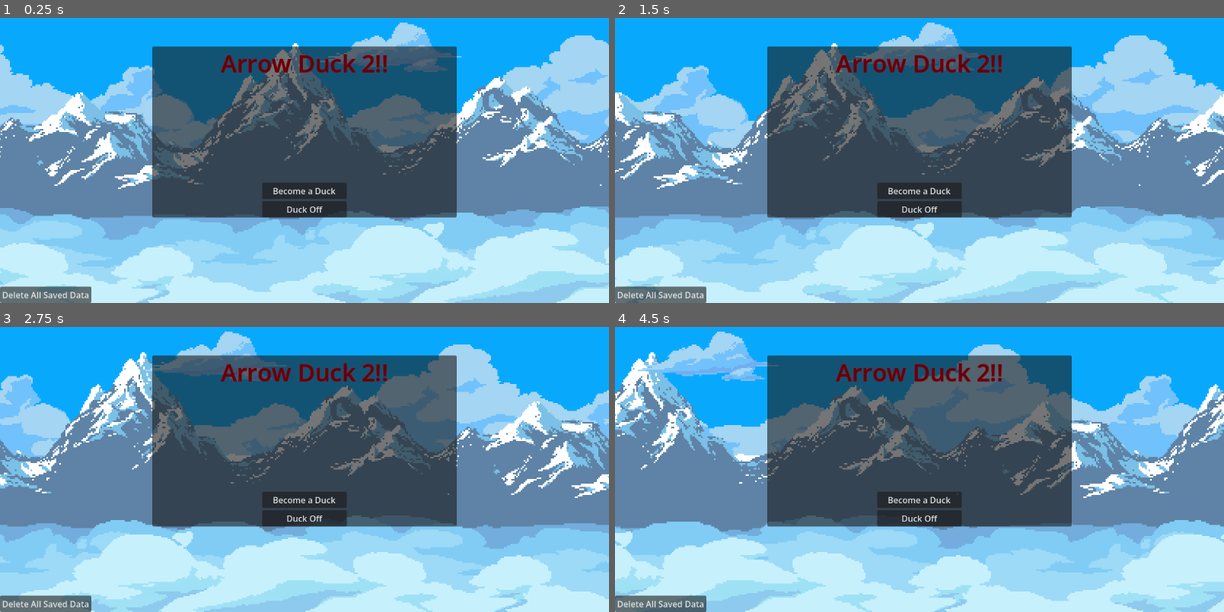
Above: before the commit, frames 1-4 (two rows, left to right).
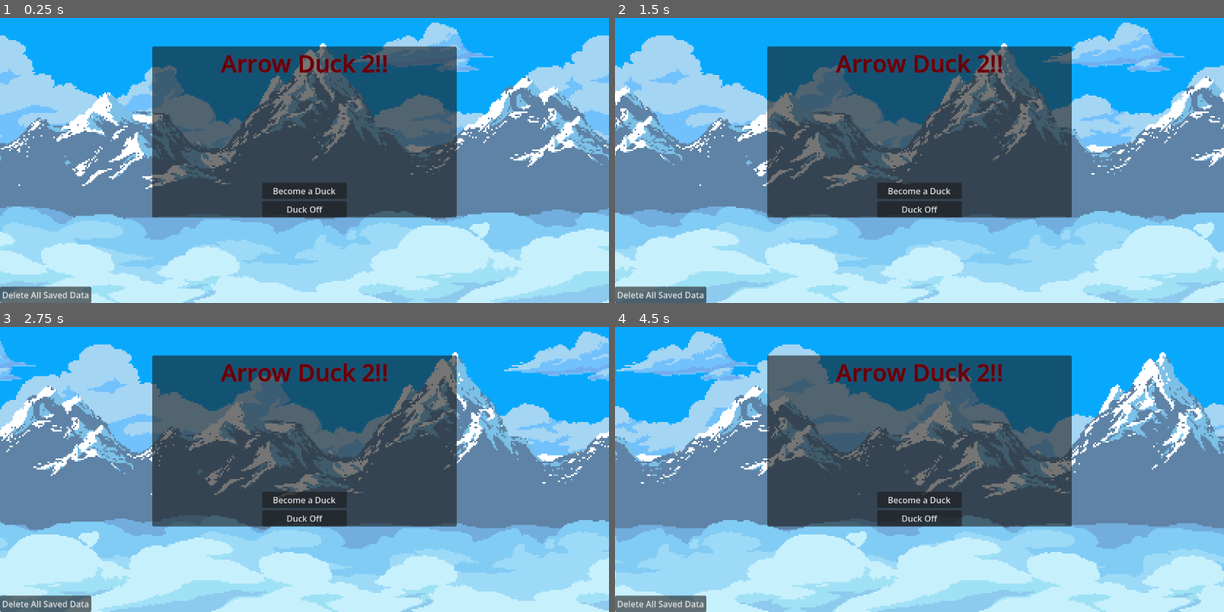
Above: after the commit, the same moments.

Repository: Anothernaso/arrow_duck_2-foss
Game: Godot game, scene res://dummy.tscn
The game is run twice, just before and just after one commit, with the same random seed, the same clock (stepped at 60 frames per second) and the same inputs. Sound files missing from this copy of the repository are replaced by a short silence.
Inputs:
- Up to frame 1 (0.25 s): no input
- Up to frame 2 (1.5 s): hold D (move_right) 0.53-1.28 s; hold S (move_backward) from 1.28 s (still down)
- Up to frame 3 (2.75 s): release S (move_backward) at 2.03 s; hold D (move_right) from 2.03 s (still down)
- Up to frame 4 (4.5 s): release D (move_right) at 2.78 s; hold W (move_forward) 2.78-3.53 s; hold A (move_left) from 3.53 s (still down)

The runs differ from the first frame. In frame 1, 35% of the frame differs, in the area x 0-100%, y 1-100%; in frame 2, 44%; in frame 3, 46%; in frame 4, 45%.

Commit message:
Update main menu to use new background system
On branch master
Changes to be committed:
	modified:   TODO.md
	modified:   content/backgrounds/mountains/layers/cloud_lonely.tres
	modified:   content/backgrounds/mountains/layers/clouds_bg.tres
	modified:   content/backgrounds/mountains/layers/clouds_mg_1.tres
	modified:   content/backgrounds/mountains/layers/clouds_mg_2.tres
	modified:   content/backgrounds/mountains/layers/clouds_mg_3.tres
	modified:   content/backgrounds/mountains/layers/glacial_mountains.tres
	modified:   content/backgrounds/mountains/layers/sky.tres
	modified:   globals/background_manager/background_manager.gd
	modified:   scenes/main_menu/main_menu.gd
	modified:   scenes/main_menu/main_menu.tscn

Diff:
--- a/content/backgrounds/mountains/layers/cloud_lonely.tres
+++ b/content/backgrounds/mountains/layers/cloud_lonely.tres
@@ -5,6 +5,6 @@
 [resource]
 script = ExtResource("1_fsim0")
 z_index = -1
-speed = 11.5
+speed = 115.0
 texture_path = "uid://brfmw1n8f33iu"
 metadata/_custom_type_script = "uid://jrkqs51vogao"
--- a/content/backgrounds/mountains/layers/clouds_bg.tres
+++ b/content/backgrounds/mountains/layers/clouds_bg.tres
@@ -1,10 +1,10 @@
 [gd_resource type="Resource" script_class="AD_BackgroundLayer" format=3 uid="uid://dbgrkhvswutcd"]
 
-[ext_resource type="Script" uid="uid://jrkqs51vogao" path="res://globals/background_manager/background_layer.gd" id="1_5uvuy"]
+[ext_resource type="Script" uid="uid://jrkqs51vogao" path="res://globals/background_manager/background_layer.gd" id="1_kntw0"]
 
 [resource]
-script = ExtResource("1_5uvuy")
+script = ExtResource("1_kntw0")
 z_index = -7
-speed = 8.0
+speed = 80.0
 texture_path = "uid://cx2gu1gmcdrn1"
 metadata/_custom_type_script = "uid://jrkqs51vogao"
--- a/content/backgrounds/mountains/layers/clouds_mg_1.tres
+++ b/content/backgrounds/mountains/layers/clouds_mg_1.tres
@@ -5,6 +5,6 @@
 [resource]
 script = ExtResource("1_bhto2")
 z_index = -3
-speed = 16.5
+speed = 165.0
 texture_path = "uid://cs2035maf4vfa"
 metadata/_custom_type_script = "uid://jrkqs51vogao"
--- a/content/backgrounds/mountains/layers/clouds_mg_2.tres
+++ b/content/backgrounds/mountains/layers/clouds_mg_2.tres
@@ -5,6 +5,6 @@
 [resource]
 script = ExtResource("1_1a2t8")
 z_index = -3
-speed = 15.0
+speed = 150.0
 texture_path = "uid://btpjycbv6ofq1"
 metadata/_custom_type_script = "uid://jrkqs51vogao"
--- a/content/backgrounds/mountains/layers/clouds_mg_3.tres
+++ b/content/backgrounds/mountains/layers/clouds_mg_3.tres
@@ -5,5 +5,6 @@
 [resource]
 script = ExtResource("1_rj2at")
 z_index = -3
-speed = 13.0
+speed = 130.0
+texture_path = "uid://baas0opws06xe"
 metadata/_custom_type_script = "uid://jrkqs51vogao"
--- a/content/backgrounds/mountains/layers/glacial_mountains.tres
+++ b/content/backgrounds/mountains/layers/glacial_mountains.tres
@@ -1,10 +1,10 @@
 [gd_resource type="Resource" script_class="AD_BackgroundLayer" format=3 uid="uid://bc8lxf038wkt"]
 
-[ext_resource type="Script" uid="uid://jrkqs51vogao" path="res://globals/background_manager/background_layer.gd" id="1_512bs"]
+[ext_resource type="Script" uid="uid://jrkqs51vogao" path="res://globals/background_manager/background_layer.gd" id="1_tt1ns"]
 
 [resource]
-script = ExtResource("1_512bs")
+script = ExtResource("1_tt1ns")
 z_index = -5
-speed = 10.0
+speed = 100.0
 texture_path = "uid://igwlmgv76hpq"
 metadata/_custom_type_script = "uid://jrkqs51vogao"
--- a/content/backgrounds/mountains/layers/sky.tres
+++ b/content/backgrounds/mountains/layers/sky.tres
@@ -1,10 +1,10 @@
 [gd_resource type="Resource" script_class="AD_BackgroundLayer" format=3 uid="uid://b3dnnq3bwnn58"]
 
-[ext_resource type="Script" uid="uid://jrkqs51vogao" path="res://globals/background_manager/background_layer.gd" id="1_4e571"]
+[ext_resource type="Script" uid="uid://jrkqs51vogao" path="res://globals/background_manager/background_layer.gd" id="1_egq1k"]
 
 [resource]
-script = ExtResource("1_4e571")
+script = ExtResource("1_egq1k")
 z_index = -9
-speed = 5.0
+speed = 50.0
 texture_path = "uid://b62bov8q3n7pm"
 metadata/_custom_type_script = "uid://jrkqs51vogao"
--- a/globals/background_manager/background_manager.gd
+++ b/globals/background_manager/background_manager.gd
@@ -44,6 +44,7 @@
 		parallax.z_index = layer.z_index
 		parallax.autoscroll.x = layer.speed
 		parallax.repeat_size = size
+		parallax.repeat_times = 4
 
 		var sprite := Sprite2D.new()
 		parallax.add_child(sprite)
--- a/scenes/main_menu/main_menu.gd
+++ b/scenes/main_menu/main_menu.gd
@@ -4,10 +4,14 @@
 class_name MainMenu
 
 @export var album: MusicAlbum
+@export var background: AD_Background
 
 func _ready() -> void:
 	var music_manager: AD_MusicManager = AD_GlobalMusicManager
 	music_manager.set_album(album, AD_MusicManager.ForcePlayMode.IfChanged)
+
+	var background_manager: AD_BackgroundManager = AD_GlobalBackgroundManager
+	background_manager.set_background.call_deferred(background)
 
 
 func _on_start_button_down() -> void:
--- a/scenes/main_menu/main_menu.tscn
+++ b/scenes/main_menu/main_menu.tscn
@@ -1,10 +1,10 @@
 [gd_scene format=3 uid="uid://bup3qkf8uwv5k"]
 
 [ext_resource type="Script" uid="uid://cyt7fs7r2njbd" path="res://scenes/main_menu/main_menu.gd" id="1_76i7u"]
-[ext_resource type="PackedScene" uid="uid://bg8ahamfcwj3i" path="res://nodes/background.tscn" id="1_ebmvx"]
 [ext_resource type="Theme" uid="uid://b4knt16xuynoj" path="res://ui/themes/arrow_duck_2_theme.tres" id="1_mgyuc"]
 [ext_resource type="PackedScene" uid="uid://bi1p1sul5tdrj" path="res://nodes/player/player_camera.tscn" id="2_756rb"]
 [ext_resource type="Resource" uid="uid://dhwjuh6b6sghl" path="res://content/albums/eternity.tres" id="2_wem23"]
+[ext_resource type="Resource" uid="uid://xd2xj8yvhk7j" path="res://content/backgrounds/mountains/mountains.tres" id="3_4xg86"]
 [ext_resource type="PackedScene" uid="uid://dq8m1un7enhgx" path="res://ui/nodes/panel.tscn" id="3_5seab"]
 [ext_resource type="PackedScene" uid="uid://cnqn5uckxauwq" path="res://ui/nodes/button.tscn" id="4_3ovsr"]
 [ext_resource type="PackedScene" uid="uid://d264a23a2g0ym" path="res://ui/nodes/title_label.tscn" id="4_5seab"]
@@ -12,6 +12,7 @@
 [node name="MainMenu" type="Node" unique_id=200770569]
 script = ExtResource("1_76i7u")
 album = ExtResource("2_wem23")
+background = ExtResource("3_4xg86")
 
 [node name="UI" type="CanvasLayer" parent="." unique_id=920927236]
 
@@ -76,8 +77,6 @@
 
 [node name="Env" type="Node2D" parent="." unique_id=433211026]
 
-[node name="Background" parent="Env" unique_id=1073461728 instance=ExtResource("1_ebmvx")]
-
 [node name="PlayerCamera" parent="Env" unique_id=499102077 instance=ExtResource("2_756rb")]
 
 [connection signal="button_down" from="UI/Control/CenterContainer/Panel/VSplitContainer/ButtonContainer/StartButton" to="." method="_on_start_button_down"]
Not shown, changed: TODO.md
